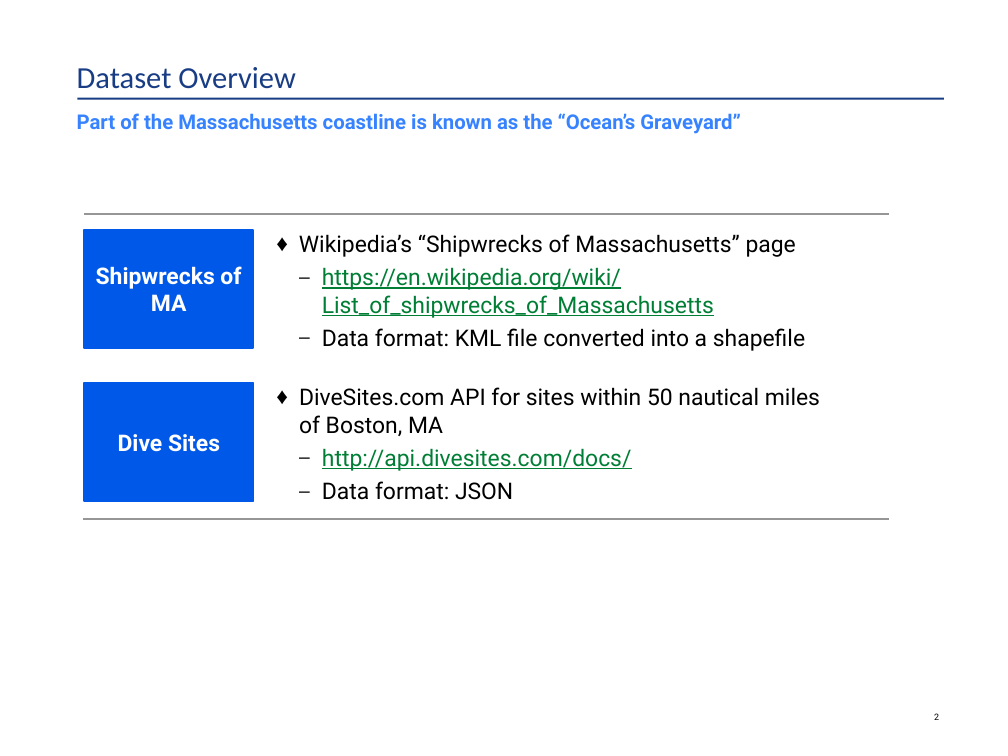
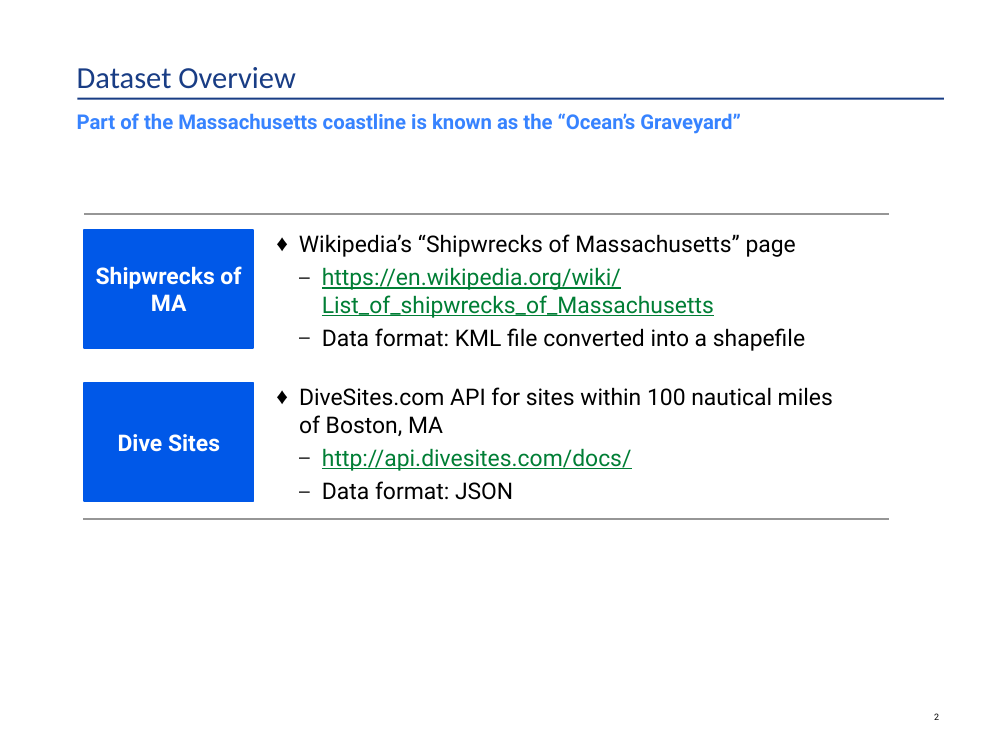
Before and after one commit to HKuz/Geospatial_Overview, a slide deck: slide 3 of BOS-PY_Presentation/OverviewOfUsingGeospatialDataInPython.pptx. Drawn at 1008x756 pixels with LibreOffice and Linux fonts; fonts in the diff are those of the drawing. Boxes give left, top, right and bottom in pixels: in the first picture for what was removed or moved away, otherwise in the second. Text is boxed around its words. In the diff, an @@ line names an element or a change of style, - is before the commit and + after.

```diff
--- a/BOS-PY_Presentation/OverviewOfUsingGeospatialDataInPython.pptx
+++ b/BOS-PY_Presentation/OverviewOfUsingGeospatialDataInPython.pptx
@@ text at box(299, 387, 833, 436): text changed @@
-    ♦ DiveSites.com API for sites within 50 nautical miles of Boston, MA
+    ♦ DiveSites.com API for sites within 100 nautical miles of Boston, MA
```
Also in this commit, not shown: 1 other slide changed.
